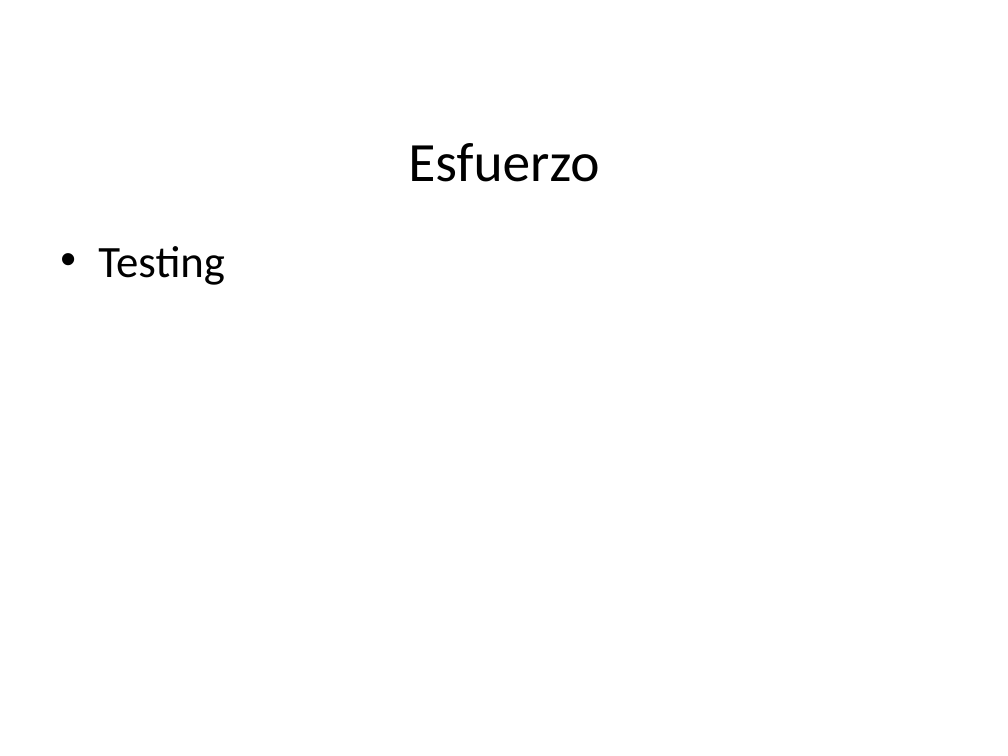
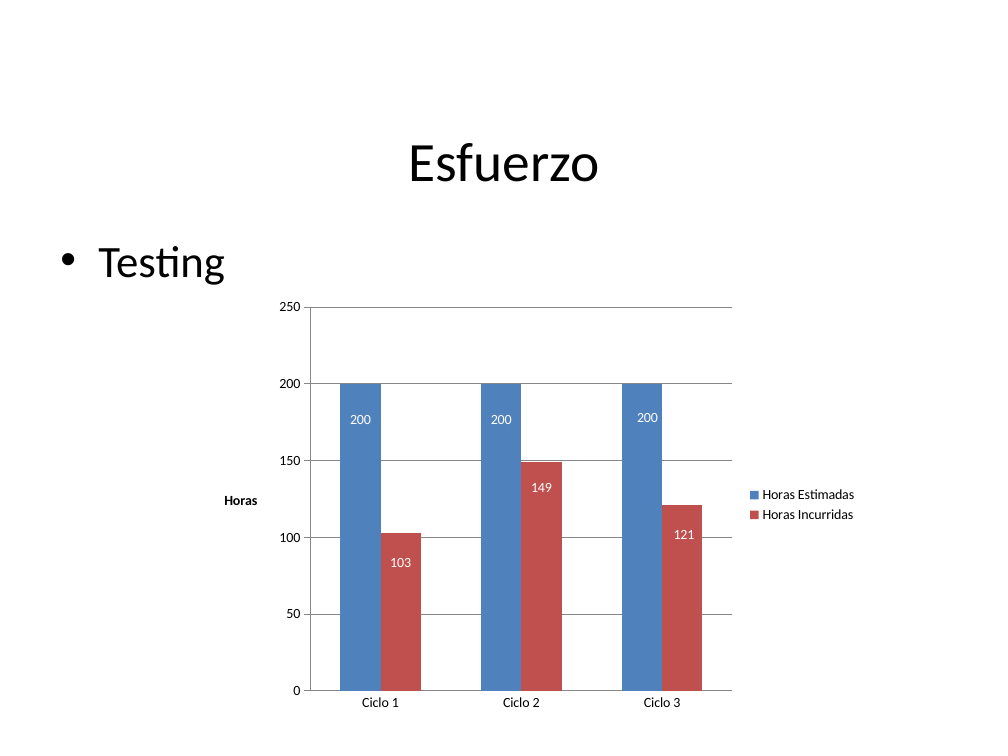
Before and after one commit to pedrohmolina/admin-ong, a slide deck: slide 25 of Documentacion/Presentacion/Presentacion Sirius.pptx (slide 24 before the commit). Drawn at 1008x756 pixels with LibreOffice and Linux fonts; fonts in the diff are those of the drawing; background and template pictures are left out. Boxes give left, top, right and bottom in pixels: in the first picture for what was removed or moved away, otherwise in the second. Text is boxed around its words. In the diff, an @@ line names an element or a change of style, - is before the commit and + after.

```diff
--- a/Documentacion/Presentacion/Presentacion Sirius.pptx
+++ b/Documentacion/Presentacion/Presentacion Sirius.pptx
@@ column chart added at <box>211,290,868,719</box> @@
+categories: Ciclo 1, Ciclo 2, Ciclo 3
+Horas Estimadas: 200, 200, 200
+Horas Incurridas: 103, 149, 121
```
Also in this commit, not shown: 4 other slides changed, 3 slides added, 14 slides removed.
